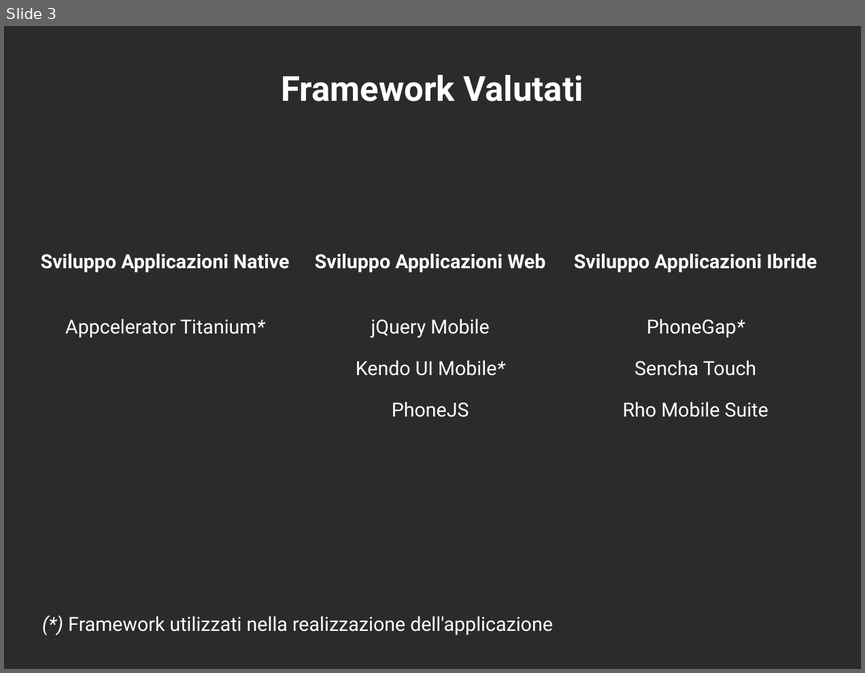
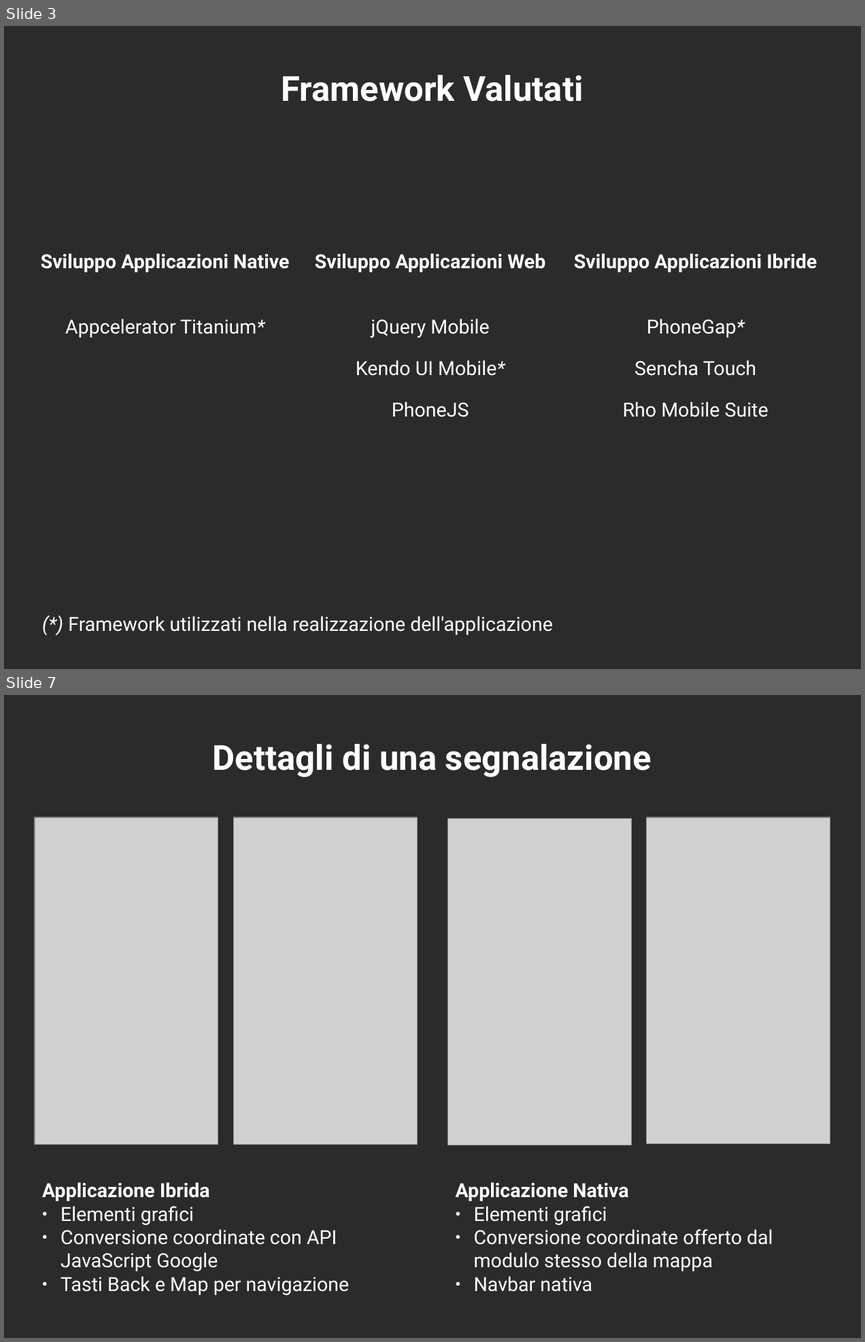
Before and after one commit to mircobe87/tesi-crossplatform, a slide deck: presentazione/presentazione.odp. Shown one above the other, each under a label of ours: slide 3 before the commit, slides 3 and 7 after it; the slides between them are not shown. The pictures are 865x673 and 865x1342 pixels, drawn with LibreOffice and Linux fonts; fonts in the diff are those of the drawing; grey boxes stand for pictures; background and template pictures are left out; a plain dark background stands for a picture behind light text. Boxes give left, top, right and bottom in pixels: in the first picture for what was removed or moved away, otherwise in the second. Text is boxed around its words. In the diff, an @@ line names an element or a change of style, - is before the commit and + after.

```diff
--- a/presentazione/presentazione.odp
+++ b/presentazione/presentazione.odp
@@ slide 7 added at (4, 695, 861, 1338), background picture (left out) @@
@@ title added at (213, 744, 651, 777), 32 pt, text #FFFFFF, bold @@
+Dettagli di una segnalazione
@@ picture added at (35, 817, 218, 1144) @@
@@ picture added at (233, 817, 417, 1144) @@
@@ picture added at (448, 819, 632, 1145) @@
@@ picture added at (647, 817, 830, 1144) @@
@@ text added at (42, 1182, 349, 1295), 18 pt, text #FFFFFF @@
+Applicazione Ibrida
+● Elementi grafici
+● Conversione coordinate con API JavaScript Google
+● Tasti Back e Map per navigazione
@@ text added at (456, 1182, 773, 1291), 18 pt, text #FFFFFF @@
+Applicazione Nativa
+● Elementi grafici
+● Conversione coordinate offerto dal modulo stesso della mappa
+● Navbar nativa
```
Also in this commit, not shown: 3 slides changed, 1 other slide added, 1 slide removed.
